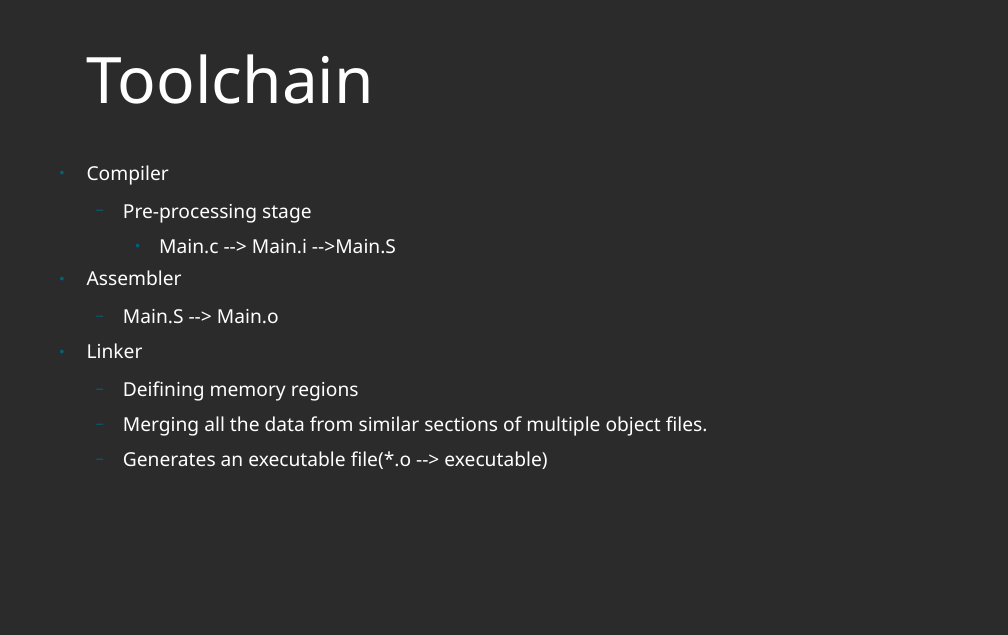
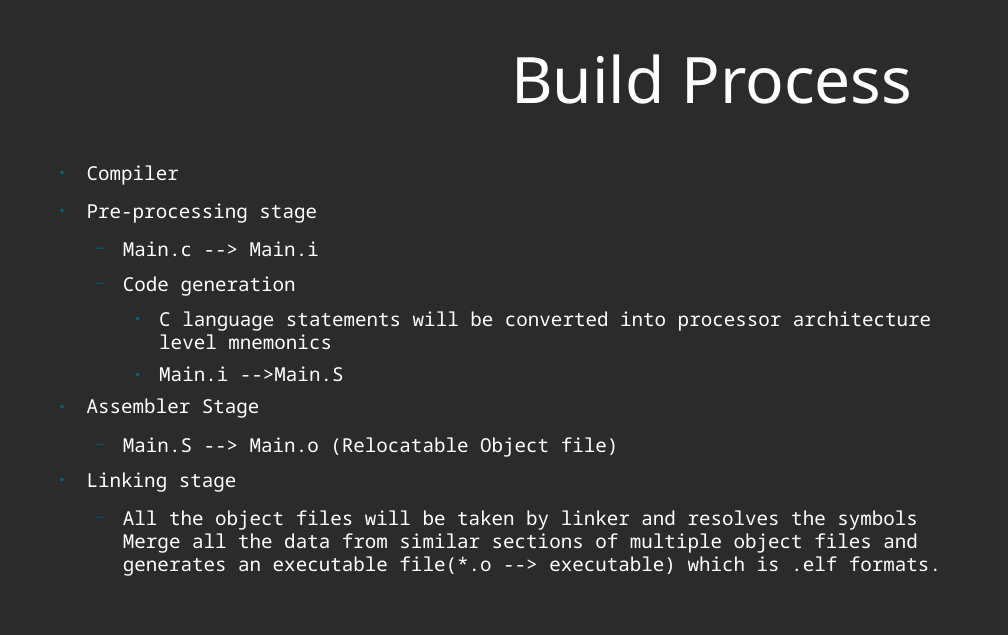
Before and after one commit to murthuja1708/desd_class, a slide deck: slide 13 of RISCV.odp (slide 25 before the commit). Drawn at 1008x635 pixels with LibreOffice and Linux fonts; fonts in the diff are those of the drawing; background and template pictures are left out; a plain dark background stands for a picture behind light text. Boxes give left, top, right and bottom in pixels: in the first picture for what was removed or moved away, otherwise in the second. Text is boxed around its words. In the diff, an @@ line names an element or a change of style, - is before the commit and + after.

```diff
--- a/RISCV.odp
+++ b/RISCV.odp
@@ title at [511, 54, 912, 104]: text changed @@
-Toolchain
+Build Process
@@ text at [87, 165, 317, 223]: font Noto Sans to Noto Sans Mono in "Compiler", "Pre-processing stage"; bullet − to ●; list level 2 to 1 in "Pre-processing stage" @@
@@ text at [87, 241, 941, 576]: text changed; font Noto Sans to Noto Sans Mono @@
-    ● Main.c --> Main.i -->Main.S
-● Assembler
-  − Main.S --> Main.o
-● Linker
-  − Deifining memory regions
-  − Merging all the data from similar sections of multiple object files.
-  − Generates an executable file(*.o --> executable)
+  − Main.c --> Main.i
+  − Code generation
+    ● C language statements will be converted into processor architecture level mnemonics
+    ● Main.i -->Main.S
+● Assembler Stage
+  − Main.S --> Main.o (Relocatable Object file)
+● Linking stage
+  − All the object files will be taken by linker and resolves the symbols Merge all the data from similar sections of multiple object files and generates an executable file(*.o --> executable) which is .elf formats.
```
Also in this commit, not shown: 15 other slides changed, 8 slides added, 5 slides removed.
